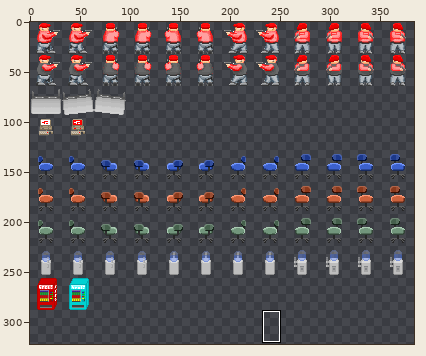
File history of a sprite sheet, data/art/MOB_TILESET.png. Above: a wide view before the commit, with the close-up outlined.
Close-up. Earlier state:
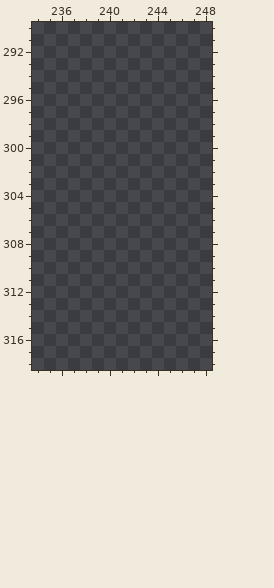
The file is 384x512 pixels. Pixels under 10% opacity are left out. Colours within 5 levels of each other are drawn and written as one. Shown: x 234..248, y 290..318. The wide view leaves out empty margins. The commit also changed other parts of the picture, which this record leaves out.
After the commit:
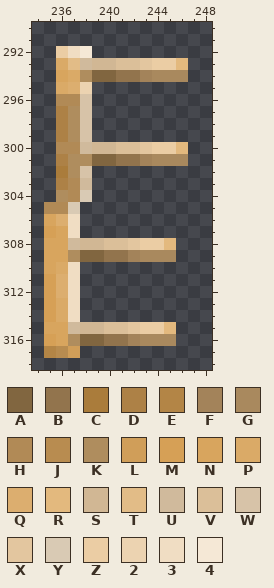
Palette (. is transparent): A #816640  B #92744d  C #aa7c3b  D #ad8146  E #b38546  F #a3835a  G #a9895e  H #b18a56  J #b88c50  K #af8d5e  L #d09e59  M #d6a056  N #d8a55e  P #daaa67  Q #dcae6f  R #e3b97e  S #d1b794  T #e2bc87  U #d0ba9c  V #dbbf99  W #d7c3a8  X #e3c69f  Y #d9cab4  Z #ebcda4  2 #ecd3b1  3 #f0ddc3  4 #f5e8d6
What changed:
Colour 2 now appears in row 295 at x 238.
Colour 3 now appears in row 292 at x 237; in rows 306 to 307 at x 237; in rows 310 to 314 at x 237.
Colour 4 now appears in row 292 at x 238.
Colour A now appears in row 294 at x 239 to 240; in row 301 at x 239 to 240; in row 309 at x 238 to 239; in row 316 at x 238 to 239.
Colour B now appears in row 294 at x 241 to 242; in row 301 at x 241 to 242; in row 309 at x 240 to 241; in row 316 at x 240 to 241.
Colour C now appears in row 302 at x 236.
Colour D now appears in rows 297 to 299 at x 236; in row 301 at x 236; in row 303 at x 236.
Colour E now appears in row 317 at x 235.
Colour F now appears in row 294 at x 243; in row 301 at x 243; in row 309 at x 242; in row 316 at x 242.
Colour G now appears in row 294 at x 244 to 246; in row 301 at x 244 to 246; in row 309 at x 243 to 245; in row 316 at x 243 to 245.
Colour H now appears in row 296 at x 236 to 237; in row 300 at x 236 to 237; in rows 303 to 304 at x 237; in row 305 at x 235 to 236.
Colour J now appears in row 317 at x 236.
Colour K now appears in row 294 at x 238; in rows 297 to 299 at x 237; in row 301 at x 237 to 238; in row 302 at x 237; in row 304 at x 236; in row 309 at x 237.
Colour K now appears in row 316 at x 237.
Colour L now appears in row 317 at x 237.
Colour M now appears in row 307 at x 235; in rows 311 to 314 at x 235; in row 316 at x 235.
Colour N now appears in row 294 at x 236; in row 306 at x 235; in row 307 at x 236; in rows 308 to 309 at x 235 to 236; in row 310 at x 235; in row 315 at x 235 to 236.
Colour N now appears in row 316 at x 236.
Colour P now appears in row 293 at x 236; in row 294 at x 237; in row 295 at x 236; in row 310 at x 236; in rows 313 to 314 at x 236.
Colour Q now appears in row 295 at x 237; in row 306 at x 236; in rows 311 to 312 at x 236.
Colour R now appears in row 293 at x 246; in row 300 at x 246; in row 308 at x 245; in row 315 at x 245.
Colour S now appears in row 293 at x 239 to 240; in row 300 at x 239 to 240; in row 308 at x 238 to 239; in row 315 at x 238 to 239.
Colour T now appears in row 293 at x 237.
Colour U now appears in row 293 at x 238; in row 300 at x 238; in row 303 at x 238; in row 308 at x 237; in row 315 at x 237.
Colour V now appears in row 293 at x 241 to 242; in row 300 at x 241 to 242; in row 308 at x 240 to 241; in row 315 at x 240 to 241.
Colour W now appears in rows 296 to 299 at x 238; in row 302 at x 238.
Colour X now appears in row 293 at x 243; in row 300 at x 243; in row 308 at x 242; in row 315 at x 242.
Colour Y now appears in row 304 at x 238; in row 305 at x 237.
Colour Z now appears in row 292 at x 236; in row 293 at x 244 to 245; in row 300 at x 244 to 245; in row 308 at x 243 to 244; in row 315 at x 243 to 244.
Pixel boxes of the changes (left, top, right, bottom) in both close-ups:
added: (44, 46, 188, 358)
